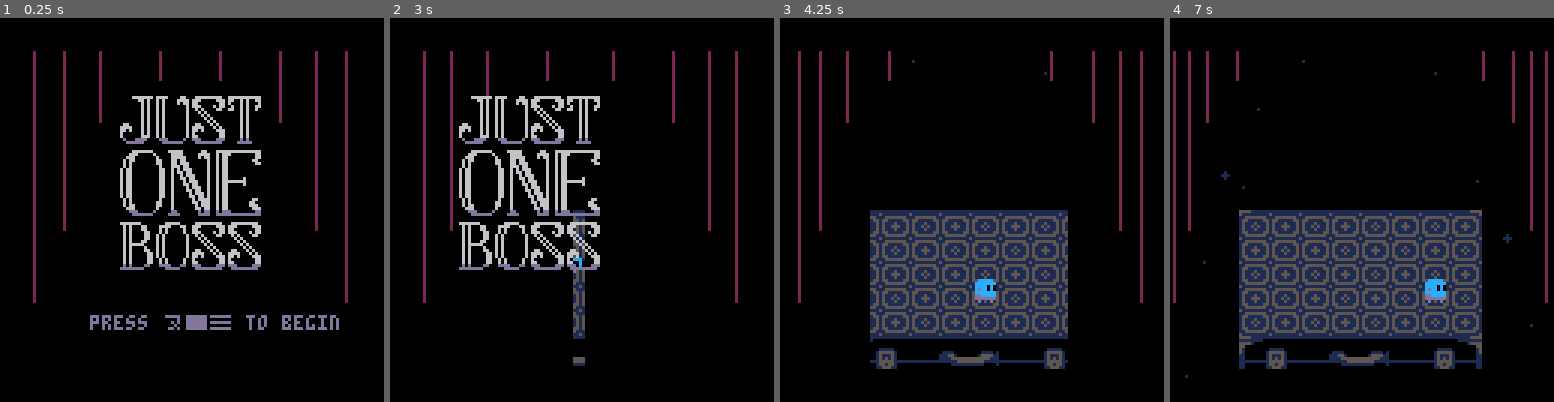
Above: before the commit, frames 1-4 (left to right).
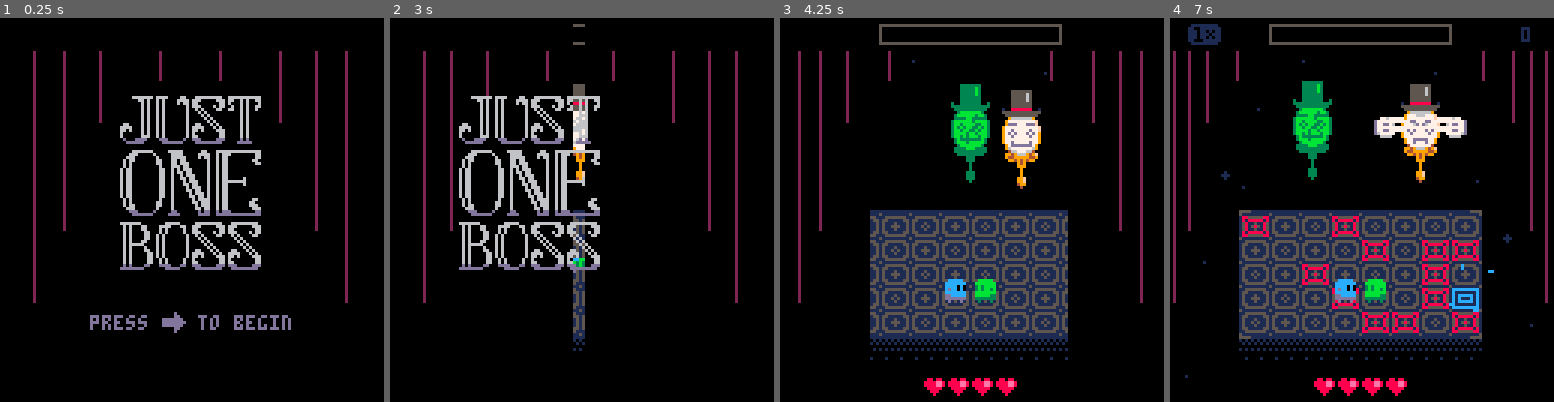
Above: after the commit, the same moments.

Repository: aylanonsense/just-one-boss
Game: PICO-8 cartridge cart.p8
Same seed, same stepped clock (60 frames per second), same inputs: the game is played once before the commit and once after it.
Inputs:
- Up to frame 1 (0.25 s): no input
- Up to frame 2 (3 s): tap X (X key) at 0.33, 1.07, 1.85, 2.97 s; tap O (Z key) at 0.7, 1.7, 2.1, 2.5, 2.9 s; hold Right 1.6-2.1 s; hold Up 2.15-2.42 s; hold Right from 2.47 s (still down)
- Up to frame 3 (4.25 s): release Right at 3.03 s; hold Left 3.08-3.58 s; tap O (Z key) at 3.3, 3.7, 4.1 s; hold Down 3.63-3.97 s; hold Right from 4.02 s (still down); tap X (X key) at 4.08 s
- Up to frame 4 (7 s): tap O (Z key) every 0.4 s from 4.5 to 6.9 s; release Right at 4.68 s; hold Up 4.73-5.03 s; hold Left 5.08-5.68 s; tap X (X key) at 5.2, 6.32 s; hold Down 5.73-6.03 s; hold Right 6.08-6.58 s; hold Right from 6.63 s (still down)

The runs differ from the first frame. In frame 1, 0.9% of the frame differs, in the area x 42-89%, y 76-83%; in frame 2, 0.8%; in frame 3, 7.1%; in frame 4, 11%, in the area x 4-94%, y 1-99%.

Commit message:
Adding bunnies, top hat, and some debug config vars

Diff:
--- a/cart.p8
+++ b/cart.p8
@@ -16,18 +16,12 @@
            c=1   c=2
 
 todo:
-	boss death animation - bunnies
 	victory screen with high scores
-	proper death screen that takes you back to title screne
-	proper reset of game after dying
-	playing the game twice skips the intro
 	keep track of high scores
 	sound effects + music
 	hard mode
-	get rid of the spritesheet blocking, will save some tokens on palt calls
 	tweak gameplay
-
-496 tokens left!
+	lots of playtesting
 ]]
 
 -- useful noop function
@@ -35,7 +29,10 @@
 
 -- global config vars
 local speed_mode=false
-local skip_intro=false
+local skip_animations=true
+local one_hit_ko=true
+local one_hit_death=true
+local starting_phase=4
 
 -- global scene vars
 local scene_frame
@@ -69,6 +66,27 @@
 
 -- global entities classes
 local entity_classes={
+	top_hat={
+		update=function(self)
+			if self.frames_alive%15==0 then
+				self:poof()
+				spawn_entity("bunny",self.x,self.y,{vx=ternary(rnd()<0.5,1,-1)*(1+rnd(2)),vy=-1-rnd(2)})
+			end
+		end,
+		draw=function(self)
+			sspr2(100,9,15,12,self.x-8,self.y-1)
+		end
+	},
+	bunny={
+		frames_to_death=100,
+		update=function(self)
+			self.vy+=0.1
+			self:apply_velocity()
+		end,
+		draw=function(self)
+			sspr2(47,71,14,13,self.x-7,self.y-7,self.vx>0)
+		end
+	},
 	curtain={
 		is_pause_immune=true,
 		render_layer=14,
@@ -78,10 +96,6 @@
 		dir=1,
 		update=function(self)
 			decrement_counter_prop(self,"anim_frames")
-			if speed_mode then
-				decrement_counter_prop(self,"anim_frames")
-				decrement_counter_prop(self,"anim_frames")
-			end
 			self.percent_closed=100*ease_out_in(self.anim_frames/100)
 			if self.anim!="open" then
 				self.percent_closed=100-self.percent_closed
@@ -96,10 +110,10 @@
 			end
 		end,
 		open=function(self)
-			self.anim,self.anim_frames="open",100
+			self.anim,self.anim_frames="open",ternary(speed_mode,1,100)
 		end,
 		close=function(self)
-			self.anim,self.anim_frames="close",100
+			self.anim,self.anim_frames="close",ternary(speed_mode,1,100)
 		end
 	},
 	title_screen={
@@ -117,12 +131,19 @@
 				left_curtain:promise_sequence(ternary(speed_mode,15,27),"open")
 				right_curtain:promise_sequence(ternary(speed_mode,15,27),"open")
 					:and_then(function()
-						entities,new_entities,boss_phase,score,score_mult,is_paused={title_screen,left_curtain,right_curtain},{},0,0,1 -- ,false
+						entities,new_entities,boss_phase,score,score_mult,is_paused={title_screen,left_curtain,right_curtain},{},max(0,starting_phase-1),0,1 -- ,false
 						player,player_health,boss_health=spawn_entity("player"),spawn_entity("player_health"),spawn_entity("boss_health")
-						if skip_intro then
+						player_reflection,player_figment,boss,boss_reflection=nil -- ,nil,...
+						if starting_phase>0 then
 							boss=spawn_entity("magic_mirror")
 							boss.visible,boss_health.visible=true,true
 							boss:promise_sequence(30,"intro")
+							if starting_phase>1 then
+								boss.is_wearing_top_hat=true
+							end
+							if starting_phase>3 then
+								player_reflection=spawn_entity("player_reflection")
+							end
 						else
 							spawn_magic_tile(ternary(speed_mode,10,210))
 						end
@@ -131,11 +152,11 @@
 			self:apply_move()
 		end,
 		draw=function(self)
-			palt2(3)
 			sspr2(0,71,47,16,self.x,self.y)
 			sspr2(0,88,47,40,self.x,self.y+18)
 			if self.frames_alive%30<22 and not self.is_activated then
-				print("press ‘ to begin",self.x-10,self.y+73,13)
+				print("press    to begin",self.x-10,self.y+73,13)
+				sspr2(88,12,8,7,self.x+14,self.y+72)
 			end
 		end
 	},
@@ -154,14 +175,15 @@
 				title_screen:promise_sequence(
 					ternary(speed_mode,40,110),
 					function()
-						skip_intro,title_screen.is_activated=true -- ,false
+						starting_phase,title_screen.is_activated=1 -- ,false
 					end)
 			end
 		end,
 		draw=function(self)
 			if self.frames_alive>120 and self.frames_alive%30<22 then
-				print("press ‹ to return",29,99,13)
-				print("to menu",49,106)
+				print("press    to return",29,99,13)
+				print("to menu",49,107)
+				sspr2(88,12,8,7,52,98,true)
 			end
 		end
 	},
@@ -218,7 +240,6 @@
 			self:apply_move()
 		end,
 		draw=function(self)
-			palt2(3)
 			if self.frames_alive<120 then
 				sspr2(88,4,9,8,self.x-4,self.y-6)
 			else
@@ -291,7 +312,7 @@
 					sx=66
 					if self.bump_frames<=0 then
 						local c=ternary(self.teeter_frames%4<2,8,9)
-						palt2(c)
+						palt(c,true)
 						pal(17-c,self.secondary_color)
 						sx=44
 					end
@@ -309,7 +330,6 @@
 					sx,sy,sh,dx,dy,flipped=77,0,10,5,8,self.stun_frames%6>2
 				end
 				-- draw the sprite
-				palt2(3)
 				pal(12,self.primary_color)
 				pal(13,self.secondary_color)
 				pal(1,self.tertiary_color)
@@ -391,7 +411,6 @@
 		end,
 		draw=function(self)
 			if self.visible then
-				palt2(3)
 				local i
 				for i=1,4 do
 					sspr2(0,30,9,7,self.x+8*i-24,self.y-3)
@@ -416,14 +435,16 @@
 			end
 		end,
 		lose_heart=function(self)
-			self.hearts=0 -- todo remove
+			if one_hit_death then
+				self.hearts=0
+			end
 			if self.hearts>0 then
 				self.hearts-=1
 				self.anim,self.anim_frames="lose",20
 			end
 			if self.hearts<=0 then
 				promises,is_paused,player_health.render_layer={},true,16
-				freeze_and_shake_screen(30,0)
+				freeze_and_shake_screen(35,0)
 				spawn_entity("death_prompt")
 				player_figment=spawn_entity("player_figment",player.x+23,player.y+65)
 				player_figment:promise("move",63,72,60,linear)
@@ -477,19 +498,31 @@
 						boss_phase=5
 						boss:promise_sequence(
 							"cancel_everything",
-							{"reel",80},
+							{"reel",60},
 							"cancel_everything",
+							{"move",40,-20,15,ease_in},
+							20,
 							function()
 								player_reflection:poof()
 								player_reflection=player_reflection:die() -- nil
+								spawn_entity("top_hat",40,-20):poof()
 							end,
-							"die")
+							"die",
+							120,
+							function()
+								left_curtain:close()
+								right_curtain:close()
+							end,
+							100,
+							function()
+								is_paused=true
+							end)
 						boss_reflection:promise_sequence(
 							"cancel_everything",
-							{"reel",77},
+							{"reel",57},
 							"die")
 						local i
-						for i=1,24 do
+						for i=1,18 do
 							spawn_magic_tile(20+13*i)
 						end
 					else
@@ -552,7 +585,7 @@
 			spawn_entity("points",self.x,self.y-7,{points=score_mult})
 			freeze_and_shake_screen(2,2)
 			self.hurtbox_channel,self.frames_to_death,score_mult=0,6,min(score_mult+1,8)
-			local health_change=ternary(speed_mode and boss_phase<5,60,ternary(boss_phase==0,12,8))
+			local health_change=ternary(one_hit_ko and boss_phase<5,60,ternary(boss_phase==0,12,8))
 			local particles,i=spawn_particle_burst(self.x,self.y,max(health_change,ternary(boss_phase>=5,15,30)),16,10)
 			for i=1,health_change do
 				-- shuffle
@@ -583,23 +616,27 @@
 			local prev_col,prev_row=self:col(),self:row()
 			self:copy_player()
 			local occupant=get_tile_occupant(self:col(),self:row())
-			if (prev_col!=self:col() or prev_row!=self:row()) and occupant then
+			if (prev_col!=self:col() or prev_row!=self:row()) and occupant  and player then
 				player:bump()
 				self:copy_player()
 				occupant:get_bumped()
 			end
 		end,
 		on_hurt=function(self,entity)
-			player:get_hurt(entity)
-			self:copy_player()
-			spawn_entity("pain",self.x,self.y)
+			if player then
+				player:get_hurt(entity)
+				self:copy_player()
+				spawn_entity("pain",self.x,self.y)
+			end
 		end,
 		copy_player=function(self)
-			-- 0 = left, 1 = right, 2 = up, 3 = down
-			local mirrored_directions={1,0,2,3}
-			self.x,self.y,self.facing=80-player.x,player.y,mirrored_directions[player.facing+1]
-			self.step_frames,self.stun_frames,self.teeter_frames=player.step_frames,player.stun_frames,player.teeter_frames
-			self.bump_frames,self.invincibility_frames,self.frames_alive=player.bump_frames,player.invincibility_frames,player.frames_alive
+			if player then
+				-- 0 = left, 1 = right, 2 = up, 3 = down
+				local mirrored_directions={1,0,2,3}
+				self.x,self.y,self.facing=80-player.x,player.y,mirrored_directions[player.facing+1]
+				self.step_frames,self.stun_frames,self.teeter_frames=player.step_frames,player.stun_frames,player.teeter_frames
+				self.bump_frames,self.invincibility_frames,self.frames_alive=player.bump_frames,player.invincibility_frames,player.frames_alive
+			end
 		end
 	},
 	playing_card={
@@ -614,7 +651,6 @@
 			self:apply_velocity()
 		end,
 		draw=function(self)
-			palt2(3)
 			-- some cards are red
 			if self.has_heart then
 				pal(5,8)
@@ -639,7 +675,6 @@
 			end
 		end,
 		draw=function(self)
-			palt2(4)
 			local sx=101
 			if self.hit_frames>0 then
 				sx=119
@@ -679,7 +714,6 @@
 			self:apply_move()
 		end,
 		draw=function(self)
-			palt2(3)
 			if self.frames_alive<36 then
 				circfill(self.target_x,self.target_y,min(flr(self.frames_alive/7),4),2)
 			end
@@ -810,7 +844,6 @@
 			self.right_hand:die()
 		end,
 		apply_colors=function(self)
-			palt2(3)
 			-- show or hide crack
 			pal(2,ternary(self.is_cracked,6,7))
 			-- reflected mirror gets a green tone
@@ -912,7 +945,15 @@
 		end,
 		phase_change=function(self)
 			local lh,promise=self.left_hand
-			if speed_mode then
+			if skip_animations then
+				if boss_phase==0 then
+					self.is_wearing_top_hat=true
+				elseif boss_phase==2 then
+					player_reflection=spawn_entity("player_reflection")
+				elseif boss_phase==3 then
+					boss_reflection=spawn_entity("magic_mirror_reflection")
+					self.home_x+=20
+				end
 				return self:promise()
 			elseif boss_phase==0 then
 				return self:promise_sequence(
@@ -1311,9 +1352,7 @@
 			if self.visible then
 				-- hand may be holding a bouquet
 				if self.is_holding_bouquet then
-					palt2(4)
 					sspr2(110,71,9,16,x-1,y-4)
-					pal()
 				end
 				-- reflections get a green tone
 				if self.is_reflection then
@@ -1321,7 +1360,6 @@
 					pal(7,11)
 					pal(6,11)
 				end
-				palt2(3)
 				-- draw the hand
 				local is_right_hand=self.is_right_hand
 				sspr2(12*self.pose-12,46,12,11,x-ternary(is_right_hand,7,4),y,is_right_hand)
@@ -1451,7 +1489,6 @@
 		frames_to_death=150,
 		hurtbox_channel=2, -- pickup
 		draw=function(self)
-			palt2(3)
 			local f=self.frames_to_death
 			if f>30 or f%4>1 then
 				if (f+4)%30>14 then
@@ -1471,18 +1508,17 @@
 		frames_to_death=12,
 		render_layer=9,
 		draw=function(self)
-			palt2(3)
 			sspr2(64+16*flr(self.frames_alive/3),31,16,14,self.x-8,self.y-8)
 		end
 	},
 	pain={
+		is_pause_immune=true,
 		render_layer=12,
 		frames_to_death=5,
 		draw=function(self)
-			palt2(3)
 			pal(7,10)
 			if self.frames_to_death<=2 then
-				palt2(10)
+				palt(10,true)
 			end
 			sspr2(105,45,23,26,self.x-11,self.y-16)
 		end
@@ -1546,8 +1582,7 @@
 -- game functions
 function init_game()
 	-- reset everything
-	entities,new_entities,score,score_mult={},{},0,1
-	boss_phase=0
+	entities,new_entities,score,score_mult,boss_phase={},{},0,1,0
 	-- create starting entities
 	-- player_health,player,player_reflection=spawn_entity("player_health"),spawn_entity("player",35,20) -- ,nil
 	title_screen=spawn_entity("title_screen")
@@ -1631,12 +1666,12 @@
 	-- shake the camera
 	local shake_x=0
 	if freeze_frames<=0 and screen_shake_frames>0 then
-		shake_x=ceil(screen_shake_frames/3)*(scene_frame%2*2-1)
+		shake_x=ternary(boss_phase==5,1,ceil(screen_shake_frames/3))*(scene_frame%2*2-1)
 	end
 	-- draw the background
 	camera(shake_x,-11)
 	-- draw stars
-	local stars={29,19,88,7,18,41,44,3,102,43,24,45,112,62,11,70,5,108,120,91,110,119}
+	local stars,i={29,19,88,7,18,41,44,3,102,43,24,45,112,62,11,70,5,108,120,91,110,119}
 	circ(18,41,1,1)
 	circ(112,62,1)
 	for i=1,#stars,2 do
@@ -1644,7 +1679,7 @@
 	end
 	-- draw tiles
 	camera(shake_x-23,-65)
-	palt2(3)
+	rectfill(0,-1,80,41,1)
 	local c,r
 	for c=0,7 do
 		for r=0,4 do
@@ -1652,15 +1687,14 @@
 		end
 	end
 	-- draw some other grid stuff
-	color(1)
-	line(16,-1,64,-1)
-	line(16,41,64,41)
-	line(16,49,64,49)
-	sspr2(80,16,20,5,30,46)
-	for i=0,1 do
-		sspr2(99,9,16,2,65*i,-1,i==1,true)
-		sspr2(99,9,16,12,65*i,40,i==1)
+	local x
+	for x=0,70,10 do
+		sspr2(77,10,11,7,x,42)
 	end
+	sspr2(83,54,4,2,0,-1,false,true)
+	sspr2(83,54,4,2,77,-1,true,true)
+	sspr2(83,54,4,2,0,40,false)
+	sspr2(83,54,4,2,77,40,true)
 	pal()
 	-- draw entities
 	foreach(entities,function(entity)
@@ -1671,7 +1705,6 @@
 	end)
 	-- draw ui
 	camera(shake_x)
-	palt2(3)
 	-- -- draw black boxes
 	-- rectfill(0,0,127,10,0)
 	-- rectfill(0,118,127,128)
@@ -2002,10 +2035,6 @@
 	dark_rainbow_color=({2,4,9,3,13,8})[f+1]
 end
 
-function palt2(c)
-	palt(c,true)
-end
-
 function sspr2(x,y,width,height,x2,y2,flip_horizontal,flip_vertical)
 	sspr(x,y,width,height,x2+0.5,y2+0.5,width,height,flip_horizontal,flip_vertical)
 end
Not shown, changed: 127 lines of the sprite sheet (__gfx__) section of cart.p8
